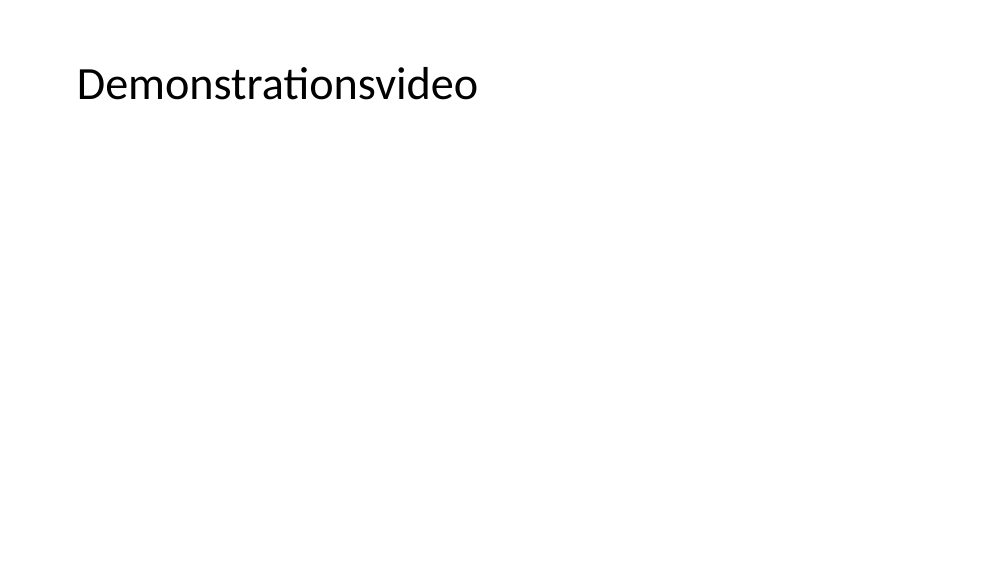
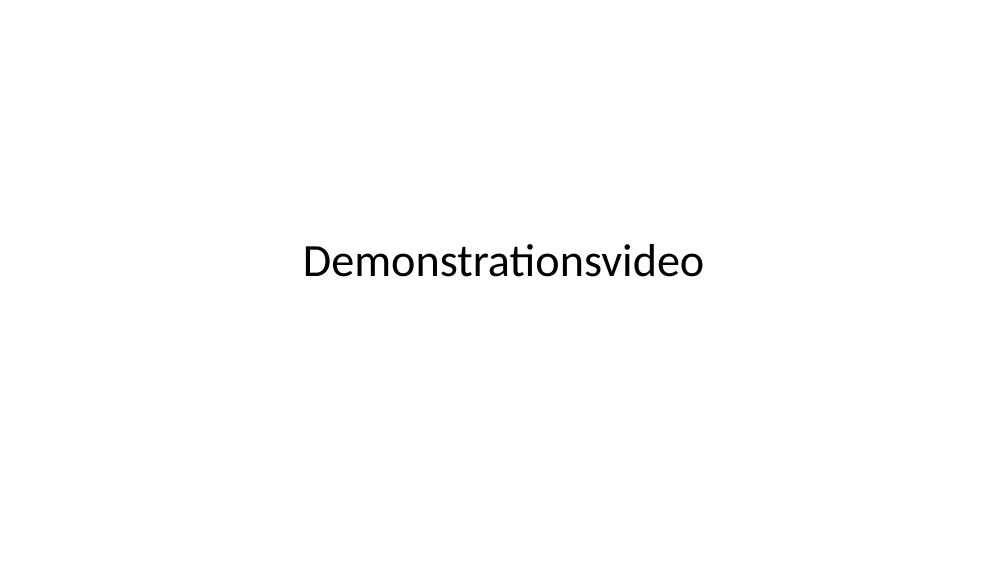
Before and after one commit to Louis9902/Sosse19-SE, a slide deck: slide 14 of Praktikumsbericht/Abschlusspraesentation.pptx. Drawn at 1008x567 pixels with LibreOffice and Linux fonts; fonts in the diff are those of the drawing. Boxes give left, top, right and bottom in pixels: in the first picture for what was removed or moved away, otherwise in the second. Text is boxed around its words. In the diff, an @@ line names an element or a change of style, - is before the commit and + after.

```diff
--- a/Praktikumsbericht/Abschlusspraesentation.pptx
+++ b/Praktikumsbericht/Abschlusspraesentation.pptx
@@ title "Demonstrationsvideo": place and size @@
-title "Demonstrationsvideo" at <box>77,67,478,100</box>
+title "Demonstrationsvideo" at <box>303,244,704,277</box>
@@ title "Demonstrationsvideo" at <box>303,244,704,277</box>: alignment left to centre; vertical alignment middle to bottom @@
```
Also in this commit, not shown: 1 slide added.
